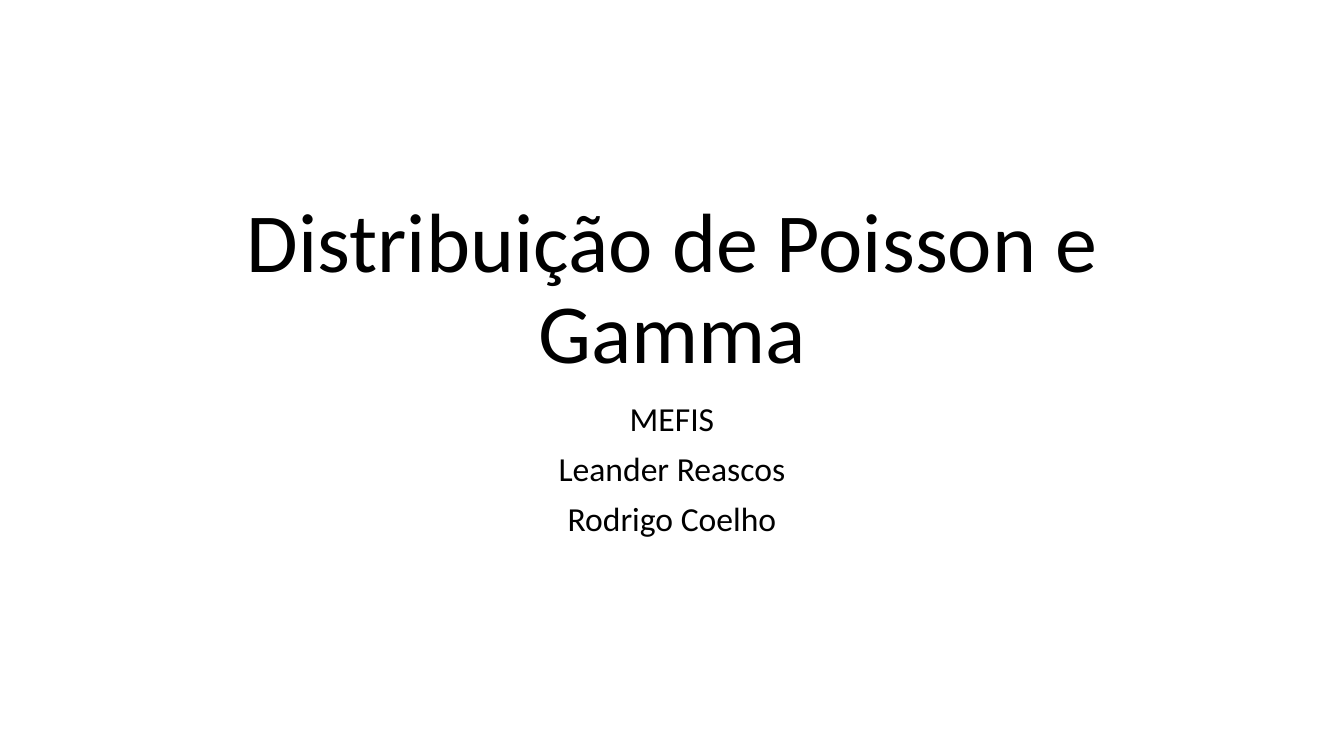
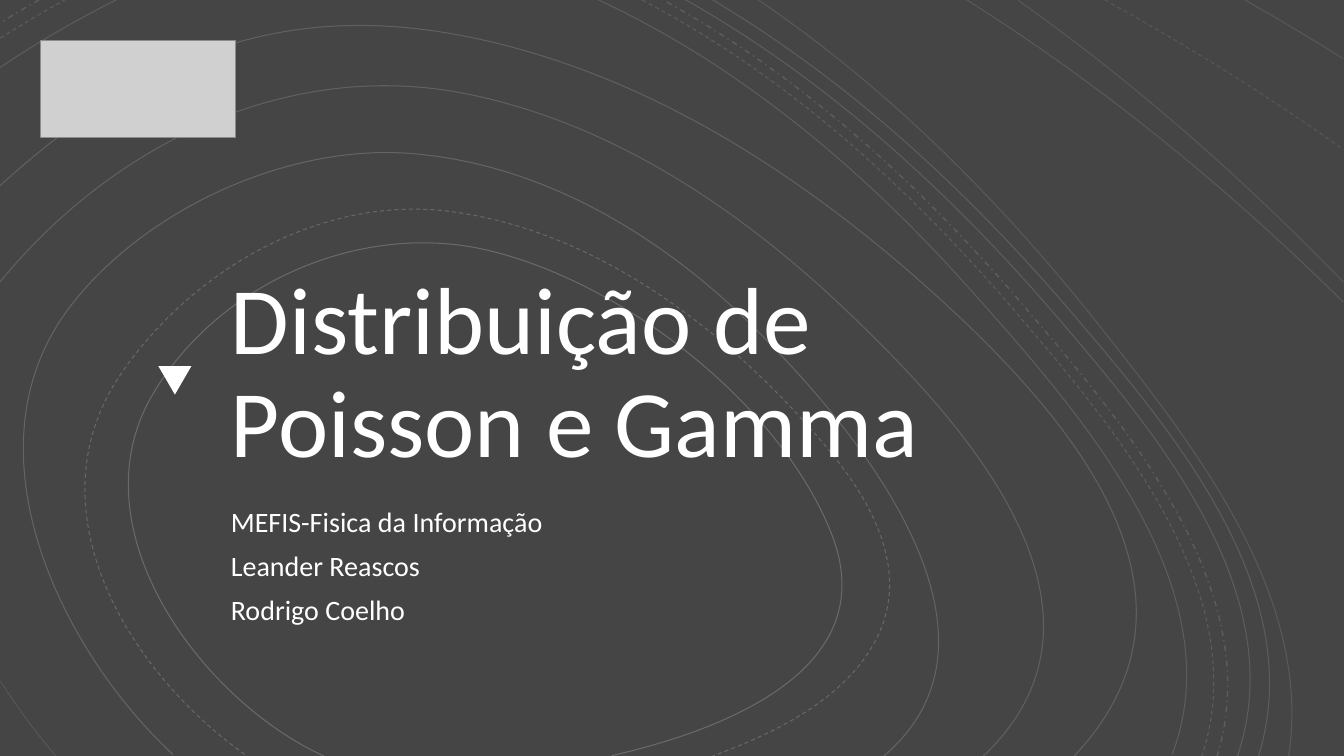
Before and after one commit to RodrigoCoelho7/probabilistic_programming, a slide deck: slide 1 of Short Talks/Poisson and Gamma distributions/Distribuição de Poisson e Gamma.pptx. Drawn at 1344x756 pixels with LibreOffice and Linux fonts; fonts in the diff are those of the drawing; grey boxes stand for pictures. Boxes give left, top, right and bottom in pixels: in the first picture for what was removed or moved away, otherwise in the second. Text is boxed around its words. In the diff, an @@ line names an element or a change of style, - is before the commit and + after.

Commit message:
Updata Poisson and Gamma distributions pptx

```diff
--- a/Short Talks/Poisson and Gamma distributions/Distribuição de Poisson e Gamma.pptx
+++ b/Short Talks/Poisson and Gamma distributions/Distribuição de Poisson e Gamma.pptx
@@ background #FFFFFF to #454545 @@
@@ group added at [0,0,1344,756]: 19 freeform shapes @@
@@ picture added at [40,40,236,138] @@
@@ title "Distribuição de Poisson e Gamma": place and size @@
-title "Distribuição de Poisson e Gamma" at [247,213,1097,364]
+title "Distribuição de Poisson e Gamma" at [231,288,918,458]
@@ title "Distribuição de Poisson e Gamma" at [231,288,918,458]: size 60 to 68 pt, text colour #000000 to #FFFFFF; alignment centre to left @@
@@ triangle added at [158,366,192,394], fill #FFFFFF @@
@@ subtitle "MEFIS-Fisica da Informação": place and size @@
-subtitle "MEFIS-Fisica da Informação" at [559,409,785,537]
+subtitle "MEFIS-Fisica da Informação" at [231,512,543,625]
@@ subtitle at [231,512,543,537]: text changed; size 24 to 20 pt; text colour #000000 to #FFFFFF @@
-MEFIS
+MEFIS-Fisica da Informação
@@ subtitle at [231,556,419,625]: size 24 to 20 pt, text colour #000000 to #FFFFFF in "Leander Reascos", "Rodrigo Coelho"; alignment centre to left @@
```
Also in this commit, not shown: 1 other slide changed, 7 slides added, 8 slides removed.
